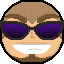
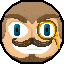
Layer changes from the first 64x64 image to the second:
added layer "monocle" above "future goggles" over [12, 20, 60, 49]
renamed "Layer 3" to "sunglasses", hid it over [0, 21, 64, 40]
